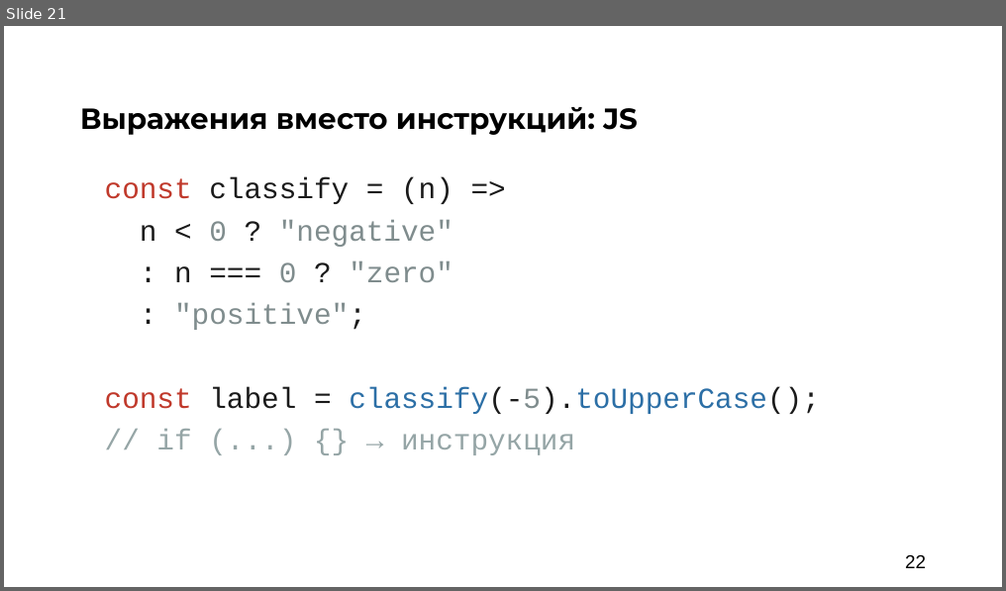
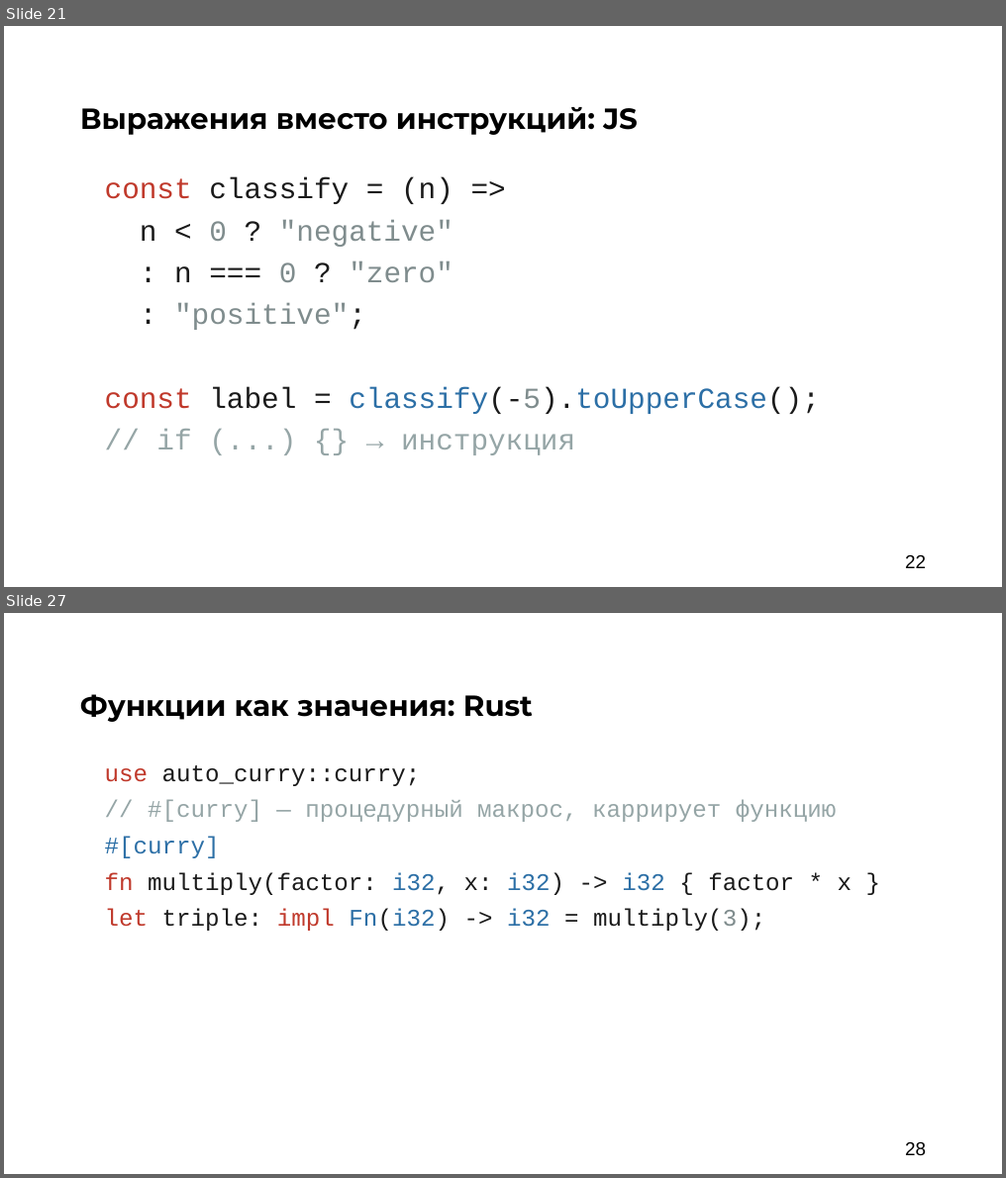
Before and after one commit to argent-smith/presentations, a slide deck: FP_Talk_2026/nastachku/final_presentation.pptx. Shown one above the other, each under a label of ours: slide 21 before the commit, slides 21 and 27 after it; the slides between them are not shown. The pictures are 1006x591 and 1006x1178 pixels, drawn with LibreOffice and Linux fonts; fonts in the diff are those of the drawing; background and template pictures are left out. Boxes give left, top, right and bottom in pixels: in the first picture for what was removed or moved away, otherwise in the second. Text is boxed around its words. In the diff, an @@ line names an element or a change of style, - is before the commit and + after.

```diff
--- a/FP_Talk_2026/nastachku/final_presentation.pptx
+++ b/FP_Talk_2026/nastachku/final_presentation.pptx
@@ slide 27 added at bbox=[4, 613, 1002, 1174], background #FFFFFF @@
@@ text added at bbox=[80, 694, 533, 722], 28 pt, text #000000, bold @@
+Функции как значения: Rust
@@ text added at bbox=[105, 765, 851, 931], 23 pt, text #1A1A1A @@
+use auto_curry::curry;
+// #[curry] — процедурный макрос, каррирует функцию
+#[curry]
+fn multiply(factor: i32, x: i32) -> i32 { factor * x }
+let triple: impl Fn(i32) -> i32 = multiply(3);
@@ page number added at bbox=[905, 1142, 926, 1156], 18 pt, text #000000 @@
+28
```
Also in this commit, not shown: 1 slide changed, 10 other slides added, 1 other file.
